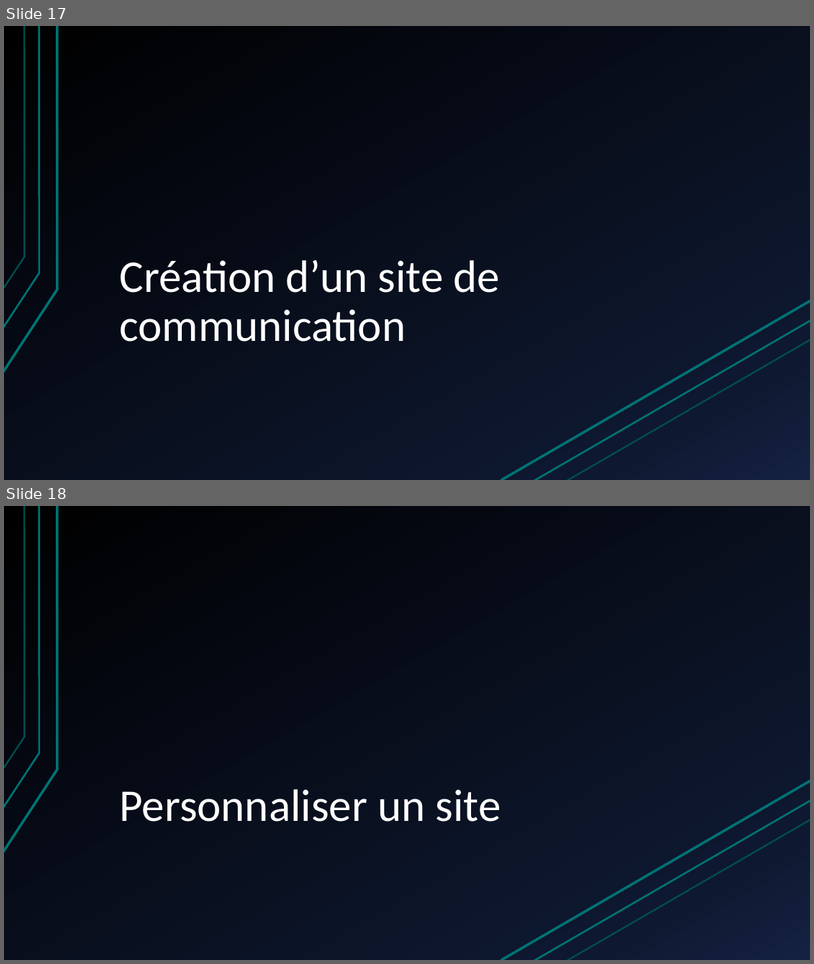
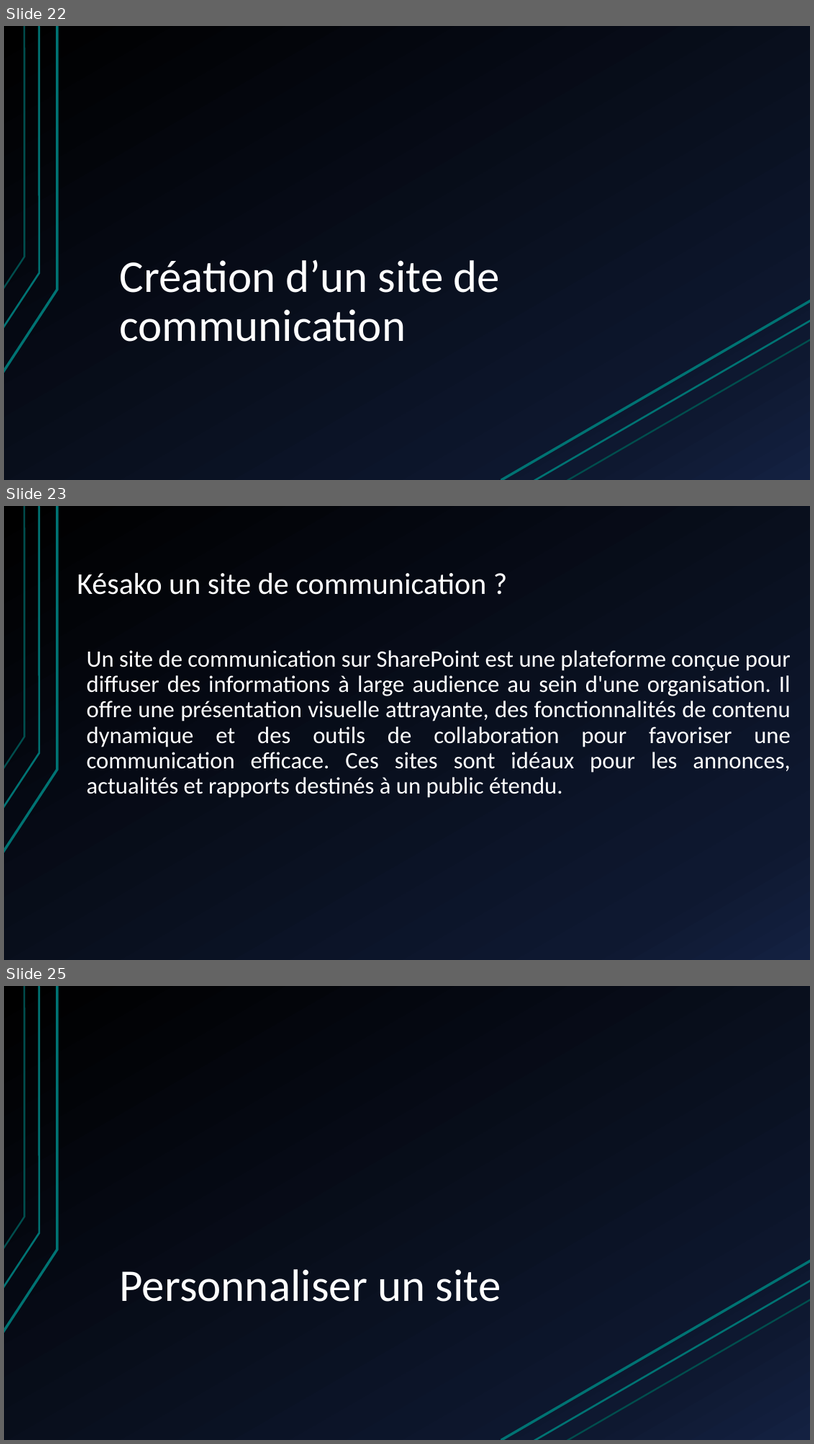
Before and after one commit to JojoTech-IT/Formation, a slide deck: Formation - installation, configuration et sécurisation de sharepoint.pptx. Shown one above the other, each under a label of ours: slides 17 and 18 before the commit, slides 22, 23 and 25 after it; the slides between them are not shown. The pictures are 814x964 and 814x1444 pixels, drawn with LibreOffice and Linux fonts; fonts in the diff are those of the drawing. Boxes give left, top, right and bottom in pixels: in the first picture for what was removed or moved away, otherwise in the second. Text is boxed around its words. In the diff, an @@ line names an element or a change of style, - is before the commit and + after.

Commit message:
ajout procedure install et prsentation sharepoint edit 01/02/2024

```diff
--- a/Formation - installation, configuration et sécurisation de sharepoint.pptx
+++ b/Formation - installation, configuration et sécurisation de sharepoint.pptx
@@ slide 23 added at (4, 506, 810, 960), background gradient #000000 to #0F1931 to #142242; not listed: 3 template elements that a slide beside it also shows @@
@@ title added at (77, 573, 486, 595), 36 pt, text #FFFFFF @@
+Késako un site de communication ?
@@ text added at (87, 650, 791, 798), 28 pt, text #FFFFFF @@
+Un site de communication sur SharePoint est une plateforme conçue pour diffuser des informations à large audience au sein d'une organisation. Il offre une présentation visuelle attrayante, des fonctionnalités de contenu dynamique et des outils de collaboration pour favoriser une communication efficace. Ces sites sont idéaux pour les annonces, actualités et rapports destinés à un public étendu.
@@ what was slide 17 is now slide 22 @@
@@ what was slide 18 is now slide 25 @@
```
Also in this commit, not shown: 11 slides changed, 11 other slides added, 4 slides removed, 1 other file.
